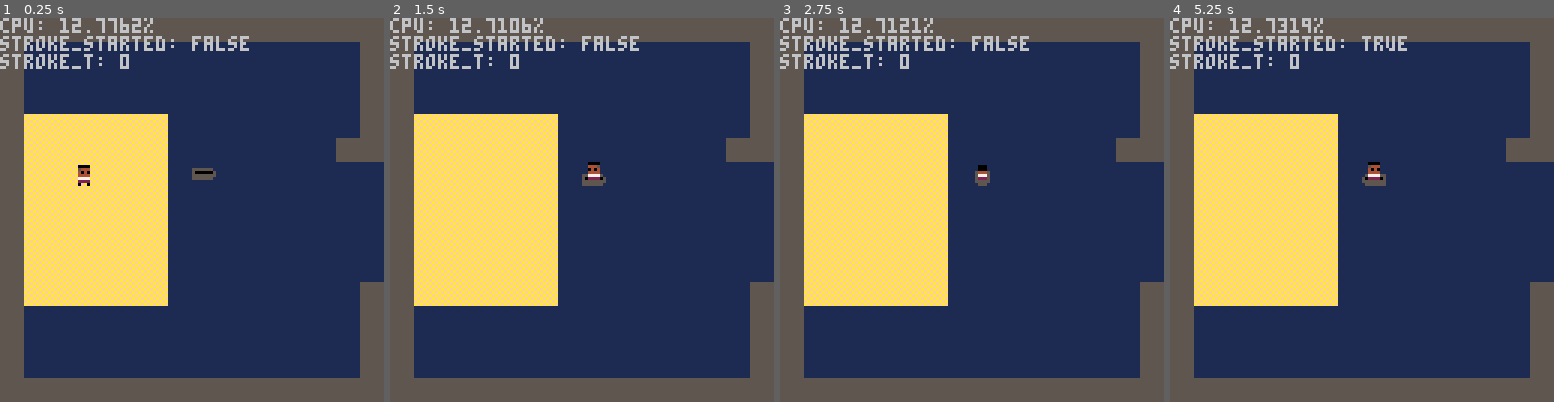
Above: before the commit, frames 1-4 (left to right).
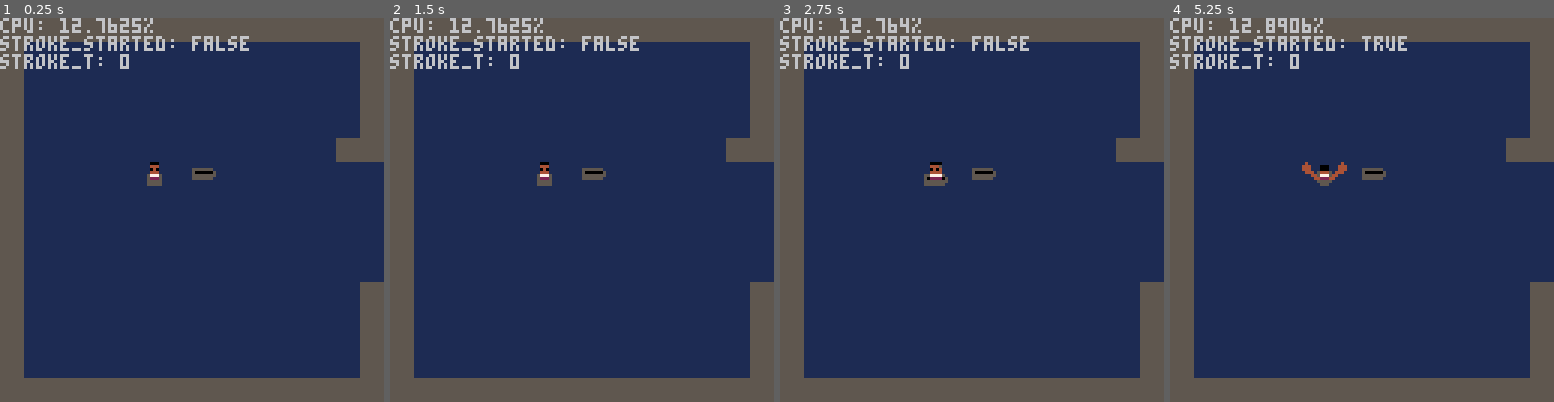
Above: after the commit, the same moments.

Repository: frojo/pico8
Game: PICO-8 cartridge carts/adventure.p8
Same seed, same stepped clock (60 frames per second), same inputs: the game is played once before the commit and once after it.
Inputs:
- Up to frame 1 (0.25 s): no input
- Up to frame 2 (1.5 s): tap X (X key) at 0.33, 1.07 s; tap O (Z key) at 0.7 s
- Up to frame 3 (2.75 s): hold Right 1.6-2.1 s; tap O (Z key) at 1.7, 2.1, 2.5 s; tap X (X key) at 1.85 s; hold Up 2.15-2.42 s; hold Right from 2.47 s (still down)
- Up to frame 4 (5.25 s): tap O (Z key) every 0.4 s from 2.9 to 4.9 s; tap X (X key) at 2.97, 4.08, 5.2 s; release Right at 3.03 s; hold Left 3.08-3.58 s; hold Down 3.63-3.97 s; hold Right 4.02-4.68 s; hold Up 4.73-5.03 s; hold Left from 5.08 s (still down)

The runs differ from the first frame. In frame 1, 19% of the frame differs, in the area x 6-44%, y 0-75%; in frame 2, 19%; in frame 3, 19%; in frame 4, 19%, in the area x 6-57%, y 0-75%.

Commit message:
tweaking animation a little more

Diff:
--- a/carts/adventure.p8
+++ b/carts/adventure.p8
@@ -96,10 +96,13 @@
 	-- player states: 0 = pedestrian, 1 = swimming, 2 = rowing, 3 = sailing
 	player.state = 0
 
+	-- todo: delete when done developing rowing anim
+	if (debug) player.state = 2
+
 	if (num == 1) player.color = 4 -- brown
 	if (num == 2) player.color = 5 -- dark grey
 
-	player.x = 24
+	player.x = 48
 	player.y = 48
 	player.h = 8
 	player.w = 8
@@ -168,7 +171,7 @@
 		-- pressing c let's the player hop into the boat
 		if btnp(4, pnum) then
 			-- todo: delete after debug/dev
-			if debug or dist(player.x, player.y, boat.x, boat.y) < 8 then
+			if dist(player.x, player.y, boat.x, boat.y) < 8 then
 				player.x = boat.x
 				player.y = boat.y
 
@@ -208,6 +212,9 @@
 		player.stroke_t = 0
 	end
 
+	-- todo: delete when done developing rowing anim move
+	-- if (debug) return
+
 	-- todo unify/refactor between this and the pedestrian stuff
 	player.dx -= player.dx * water_drag
 	player.dy -= player.dy * water_drag
@@ -226,8 +233,8 @@
 	end
 
 
-	player.x += player.dx
-	player.y += player.dy
+	-- player.x += player.dx
+	-- player.y += player.dy
 
 	-- move_player(player)
 
@@ -511,24 +518,76 @@
 
 function draw_oar_catch(player)
 	local dir = player.dir
-	if (dir == 0) then -- north, on
+	if (dir == 0) then -- north
+		local loarx = player.x - 5
+		local loary = player.y - 2
+		local roarx = player.x + 4
+		local roary = player.y - 2
+		local sprnum = 53
+		local flippedx = false
+		local flippedy = true
+		spr(sprnum, loarx, loary, 1, 1, not flippedx, flippedy)
+		spr(sprnum, roarx, roary, 1, 1, flipped, flippedy)
+	elseif (dir == 2) then -- east
+		local oarx = player.x + 1
+		local oary = player.y + 4
+		local sprnum = 53
+		spr(sprnum, oarx, oary)
+	elseif (dir == 4) then -- south
+		local loarx = player.x - 5
+		local loary = player.y - 2
+		local roarx = player.x + 4
+		local roary = player.y - 2
+		local sprnum = 53
+		local flippedx = false
+		local flippedy = true
+		spr(sprnum, loarx, loary, 1, 1, not flippedx, flippedy)
+		spr(sprnum, roarx, roary, 1, 1, flipped, flippedy)
+	end
+
+end
+
+function draw_oar_water(player)
+	local dir = player.dir
+	if (dir == 0) then -- north
 		local loarx = player.x - 4
-		local loary = player.y
+		local loary = player.y + 4
+		local roarx = player.x + 3
+		local roary = player.y + 4
+		local sprnum = 54
+		local flipped = false
+		spr(sprnum, loarx, loary, 1, 1, not flipped)
+		spr(sprnum, roarx, roary, 1, 1, flipped)
+	elseif (dir == 2) then -- east
+		local oarx = player.x
+		local oary = player.y + 4
+		local sprnum = 54
+		spr(sprnum, oarx, oary)
+	end
+
+end
+
+function draw_oar_release(player)
+	local dir = player.dir
+	if (dir == 0) then -- north
+		local loarx = player.x - 5
+		local loary = player.y + 4
 		local roarx = player.x + 4
-		local roary = player.y
+		local roary = player.y + 4
 		local sprnum = 53
 		local flipped = false
-		spr(sprnum, loarx, loary, 1, 1, flipped)
-		spr(sprnum, roarx, roary, 1, 1, not flipped)
+		spr(sprnum, loarx, loary, 1, 1, not flipped)
+		spr(sprnum, roarx, roary, 1, 1, flipped)
 	elseif (dir == 2) then -- east
-		local oarx = player.x
-		local oary = player.y
+		local oarx = player.x - 2
+		local oary = player.y + 4
 		local sprnum = 53
-		local flipped = false
+		local flipped = true
 		spr(sprnum, oarx, oary, 1, 1, flipped)
 	end
 
 end
+
 
 function draw_player_rowing(player)
 	-- player swim sprite is drawn on lblue bg
@@ -548,12 +607,12 @@
 			draw_oar_catch(player)
 		elseif player.stroke_t < stroke_catch_t + stroke_pull_t then
 			-- sprnum, flipped = oar_in_water_sprite(player.dir)
-			sprnum = 54
-			spr(sprnum, loarx, loary, 1, 1, flipped)
+			draw_oar_water(player)
 		else
-			sprnum, flipped = oar_catch_sprite(player.dir)
-			flipped = not flipped
-			spr(sprnum, loarx, loary, 1, 1, flipped)
+			draw_oar_release(player)
+			-- sprnum, flipped = oar_catch_sprite(player.dir)
+			-- flipped = not flipped
+			-- spr(sprnum, loarx, loary, 1, 1, flipped)
 		end
 
 
@@ -667,20 +726,20 @@
 1111111155555555afafafaf0000000000000000000000000000000000000000000000000000000000000000cccccccccccccccc000000000000000000000000
 1111111155555555fafafafa0000000000000000000000000000000000000000000000000000000000000000cccccccccccccccc000000000000000000000000
 1111111155555555afafafaf0000000000000000000000000000000000000000000000000000000000000000cccccccccccccccc000000000000000000000000
-cccccccccccccccccccccccccccccccccccccccccccccccccccccccccccccccccccccccccccccccc000000000000000000000000000000000000000000000000
-cccccccccccccccccccccccccc5ccccccccccccccccccccccccccccccccccccccccccccccccccccc000000000000000000000000000000000000000000000000
-ccc55cccccc555cc5555555cc505cccccccccccccccccccccccccccccccccccccccccccccccccccc000000000000000000000000000000000000000000000000
-cc5005cccc5005cc5000000555005ccccc5555cccccccccccccccccccccccccccccccccccccccccc000000000000000000000000000000000000000000000000
-cc5005ccc50055cc55555555c55005cccc5005cccccccccccccccccccccccccccccccccccccccccc000000000000000000000000000000000000000000000000
+ccccccccccccccccccccccccccccccccccccccccccccccccccccccccccc4ccccccc4cccccccccccc000000000000000000000000000000000000000000000000
+cccccccccccccccccccccccccc5cccccccccccccccccccccccccccccccc4ccccccc4cccccccccccc000000000000000000000000000000000000000000000000
+ccc55cccccc555cc5555555cc505cccccccccccccccccccccccccccccc747cccccc4cccccccccccc000000000000000000000000000000000000000000000000
+cc5005cccc5005cc5000000555005ccccc5555cccccccccccccccccccc777ccccc747ccccccccccc000000000000000000000000000000000000000000000000
+cc5005ccc50055cc55555555c55005cccc5005cccccccccccccccccccccccccccc777ccccccccccc000000000000000000000000000000000000000000000000
 cc5555cc55555ccc5555555ccc5555cccc5005cccccccccccccccccccccccccccccccccccccccccc000000000000000000000000000000000000000000000000
 cc5555ccc555ccccccccccccccc555cccc5555cccccccccccccccccccccccccccccccccccccccccc000000000000000000000000000000000000000000000000
 cccccccccc5cccccccccccccccccccccccc55ccccccccccccccccccccccccccccccccccccccccccc000000000000000000000000000000000000000000000000
-cc000ccccc000ccccc0000ccccccccccccccccccc44cccccccc4cccccccccccccccccccccccccccccccccccc0000000000000000000000000000000000000000
-cc444ccccc445ccccc4445cccc000ccccc000ccccc44ccccccc4cccccccccccccccccccccccccccccccccccc0000000000000000000000000000000000000000
-cc040ccccc4445cccc0404cccc455ccccc000cccccc444cccc747ccccccccccccccccccccccccccccccccccc0000000000000000000000000000000000000000
-cc444ccccc7775cccc4444ccc5444cccc54445cccccc444ccc777ccccccccccccccccccccccccccccccccccc0000000000000000000000000000000000000000
-c57775ccc52225cc5577775c55777cccc57775cccccc444ccccccccccccccccccccccccccccccccccccccccc0000000000000000000000000000000000000000
-c52225cc55555ccc50222205c52225ccc52225ccccccc4cccccccccccccccccccccccccccccccccccccccccc0000000000000000000000000000000000000000
+cc000ccccc000ccccc0000ccccccccccccccccccc44cccccccc4ccccccc4ccccccc4cccc44cccccccccccccc0000000000000000000000000000000000000000
+cc444ccccc445ccccc4445cccc000ccccc000ccccc44ccccccc4ccccccc4ccccccc4ccccc444cccccccccccc0000000000000000000000000000000000000000
+cc040ccccc4445cccc0404cccc455ccccc000cccccc444ccccc4cccccc747ccccc747ccccc444ccccccccccc0000000000000000000000000000000000000000
+cc444ccccc7775cccc4444ccc5444cccc54445cccccc444cccc4cccccc747ccccc777ccccc44cccccccccccc0000000000000000000000000000000000000000
+c57775ccc52225cc5577775c55777cccc57775cccccc444ccc747ccccc777ccccccccccccccccccccccccccc0000000000000000000000000000000000000000
+c52225cc55555ccc50222205c52225ccc52225ccccccc4cccc777ccccccccccccccccccccccccccccccccccc0000000000000000000000000000000000000000
 c55555ccc555cccc55555555cc5555ccc55555cccccccccccccccccccccccccccccccccccccccccccccccccc0000000000000000000000000000000000000000
 c55555cccc5ccccc5555555cccc555cccc555ccccccccccccccccccccccccccccccccccccccccccccccccccc0000000000000000000000000000000000000000
 __gff__
@@ -691,14 +750,14 @@
 1110101010101010101010101010101100000000000000000000000000000000000000000000000000000000000000000000000000000000000000000000000000000000000000000000000000000000000000000000000000000000000000000000000000000000000000000000000000000000000000000000000000000000
 1110101010101010101010101010101100000000000000000000000000000000000000000000000000000000000000000000000000000000000000000000000000000000000000000000000000000000000000000000000000000000000000000000000000000000000000000000000000000000000000000000000000000000
 1110101010101010101010101010101100000000000000000000000000000000000000000000000000000000000000000000000000000000000000000000000000000000000000000000000000000000000000000000000000000000000000000000000000000000000000000000000000000000000000000000000000000000
-1112121212121210101010101010101100000000000000000000000000000000000000000000000000000000000000000000000000000000000000000000000000000000000000000000000000000000000000000000000000000000000000000000000000000000000000000000000000000000000000000000000000000000
-1112121212121210101010101010111100000000000000000000000000000000000000000000000000000000000000000000000000000000000000000000000000000000000000000000000000000000000000000000000000000000000000000000000000000000000000000000000000000000000000000000000000000000
-1112121212121210101010101010101000000000000000000000000000000000000000000000000000000000000000000000000000000000000000000000000000000000000000000000000000000000000000000000000000000000000000000000000000000000000000000000000000000000000000000000000000000000
-1112121212121210101010101010101000000000000000000000000000000000000000000000000000000000000000000000000000000000000000000000000000000000000000000000000000000000000000000000000000000000000000000000000000000000000000000000000000000000000000000000000000000000
-1112121212121210101010101010101000000000000000000000000000000000000000000000000000000000000000000000000000000000000000000000000000000000000000000000000000000000000000000000000000000000000000000000000000000000000000000000000000000000000000000000000000000000
-1112121212121210101010101010101000000000000000000000000000000000000000000000000000000000000000000000000000000000000000000000000000000000000000000000000000000000000000000000000000000000000000000000000000000000000000000000000000000000000000000000000000000000
-1112121212121210101010101010101000000000000000000000000000000000000000000000000000000000000000000000000000000000000000000000000000000000000000000000000000000000000000000000000000000000000000000000000000000000000000000000000000000000000000000000000000000000
-1112121212121210101010101010101100000000000000000000000000000000000000000000000000000000000000000000000000000000000000000000000000000000000000000000000000000000000000000000000000000000000000000000000000000000000000000000000000000000000000000000000000000000
+1110101010101010101010101010101100000000000000000000000000000000000000000000000000000000000000000000000000000000000000000000000000000000000000000000000000000000000000000000000000000000000000000000000000000000000000000000000000000000000000000000000000000000
+1110101010101010101010101010111100000000000000000000000000000000000000000000000000000000000000000000000000000000000000000000000000000000000000000000000000000000000000000000000000000000000000000000000000000000000000000000000000000000000000000000000000000000
+1110101010101010101010101010101000000000000000000000000000000000000000000000000000000000000000000000000000000000000000000000000000000000000000000000000000000000000000000000000000000000000000000000000000000000000000000000000000000000000000000000000000000000
+1110101010101010101010101010101000000000000000000000000000000000000000000000000000000000000000000000000000000000000000000000000000000000000000000000000000000000000000000000000000000000000000000000000000000000000000000000000000000000000000000000000000000000
+1110101010101010101010101010101000000000000000000000000000000000000000000000000000000000000000000000000000000000000000000000000000000000000000000000000000000000000000000000000000000000000000000000000000000000000000000000000000000000000000000000000000000000
+1110101010101010101010101010101000000000000000000000000000000000000000000000000000000000000000000000000000000000000000000000000000000000000000000000000000000000000000000000000000000000000000000000000000000000000000000000000000000000000000000000000000000000
+1110101010101010101010101010101000000000000000000000000000000000000000000000000000000000000000000000000000000000000000000000000000000000000000000000000000000000000000000000000000000000000000000000000000000000000000000000000000000000000000000000000000000000
+1110101010101010101010101010101100000000000000000000000000000000000000000000000000000000000000000000000000000000000000000000000000000000000000000000000000000000000000000000000000000000000000000000000000000000000000000000000000000000000000000000000000000000
 1110101010101010101010101010101100000000000000000000000000000000000000000000000000000000000000000000000000000000000000000000000000000000000000000000000000000000000000000000000000000000000000000000000000000000000000000000000000000000000000000000000000000000
 1110101010101010101010101010101100000000000000000000000000000000000000000000000000000000000000000000000000000000000000000000000000000000000000000000000000000000000000000000000000000000000000000000000000000000000000000000000000000000000000000000000000000000
 1110101010101010101010101010101100000000000000000000000000000000000000000000000000000000000000000000000000000000000000000000000000000000000000000000000000000000000000000000000000000000000000000000000000000000000000000000000000000000000000000000000000000000
